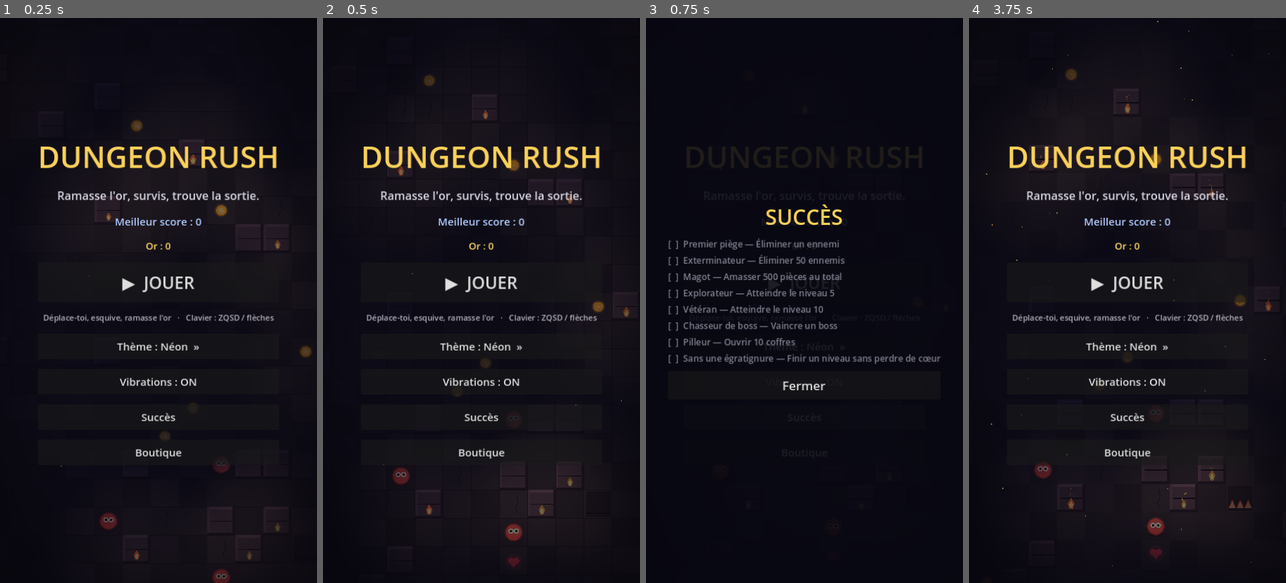
Above: before the commit, frames 1-4 (left to right).
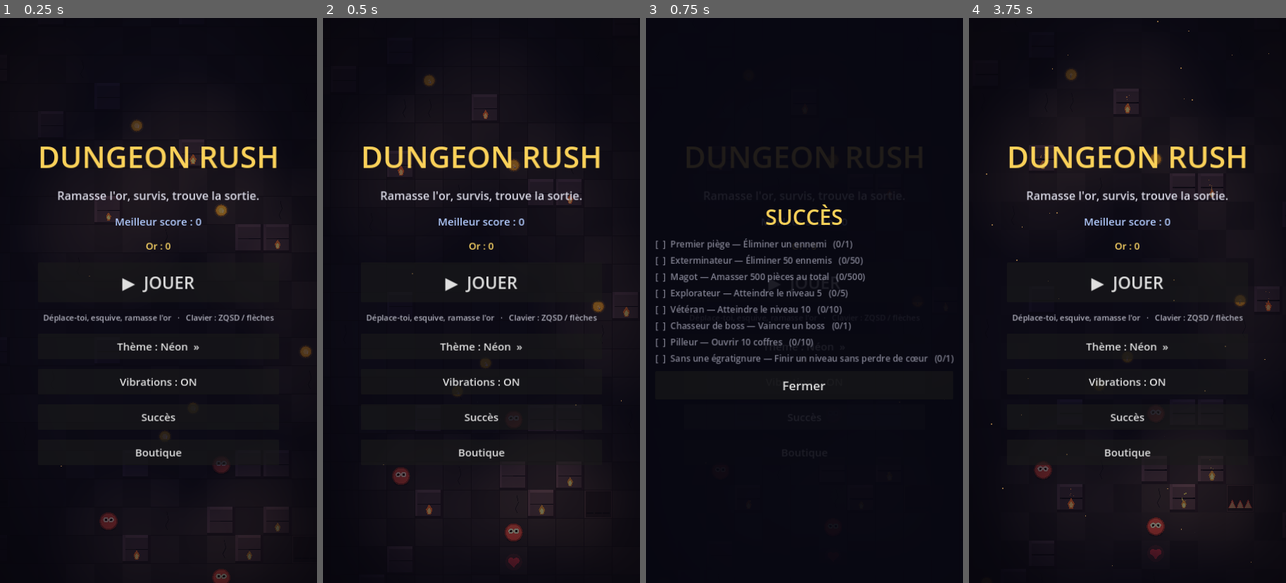
Above: after the commit, the same moments.

Repository: keerigan/godot-dungeon
Game: Godot game, scene res://scenes/Main.tscn
Two runs of this game, one before a commit and one after it. Both use one fixed random seed, a clock stepped at 60 frames per second and the inputs below.
Inputs:
- Up to frame 1 (0.25 s): no input
- Up to frame 2 (0.5 s): no input
- Up to frame 3 (0.75 s): click "Succès" at 0.5 s
- Up to frame 4 (3.75 s): click "▶ JOUER" at 1.25 s; click "▶ JOUER" at 2 s; click "Thème : Néon »" at 2.75 s; click "Vibrations : ON" at 3.5 s

Frames 1-2 are identical in both runs. In frame 3, 3.5% of the frame differs, in the area x 3-98%, y 39-62%; in frame 4, nothing differs.

Commit message:
Correctif vibrations (permission Android) + progression des succès
- Ajout de la permission VIBRATE à l'export Android (sans elle,
  Input.vibrate_handheld restait sans effet sur téléphone)
- Panneau des succès : affiche la progression (ex. 23/50) pour les succès
  chiffrés non encore débloqués

Validé : import headless + rendu du panneau vérifié.

Co-Authored-By: Claude Opus 4.8 <noreply@anthropic.com>
Claude-Session: https://claude.ai/code/session_01WATrZWmuEbz921xMfBvaBQ

Diff:
--- a/scripts/Game.gd
+++ b/scripts/Game.gd
@@ -1542,8 +1542,12 @@
 		c.queue_free()
 	for a in ACHIEVEMENTS:
 		var done: bool = _unlocked.has(a["id"])
+		var prog := ""
+		if not done:
+			var cur: int = mini(int(_stats.get(a["stat"], 0)), int(a["need"]))
+			prog = "   (%d/%d)" % [cur, int(a["need"])]
 		var l := Label.new()
-		l.text = ("[x]  " if done else "[  ]  ") + a["name"] + " — " + a["desc"]
+		l.text = ("[x]  " if done else "[  ]  ") + a["name"] + " — " + a["desc"] + prog
 		l.add_theme_font_size_override("font_size", 20)
 		l.add_theme_color_override("font_color",
 			Color(1.0, 0.85, 0.4) if done else Color(0.5, 0.5, 0.56))
Not shown, changed: export_presets.cfg
